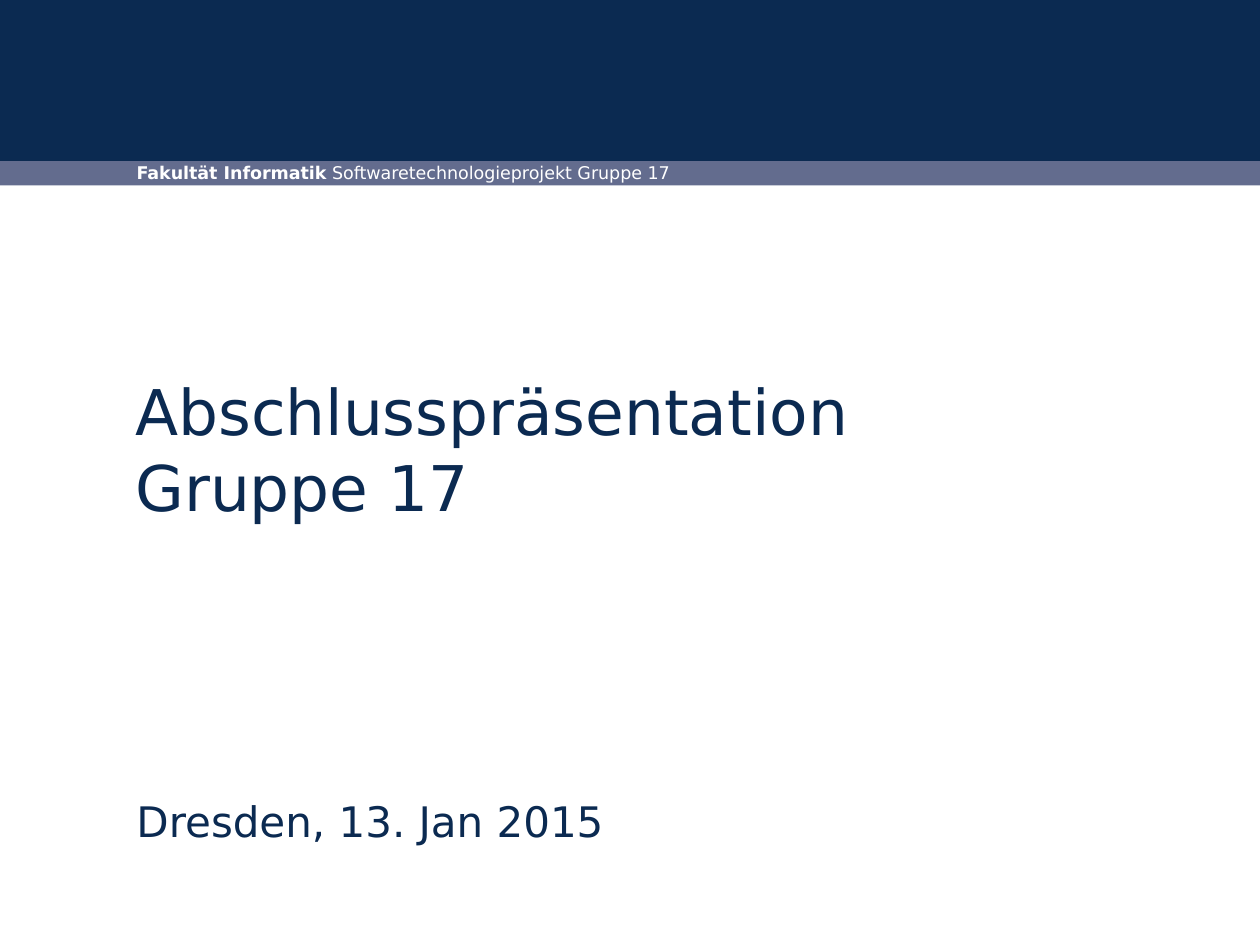
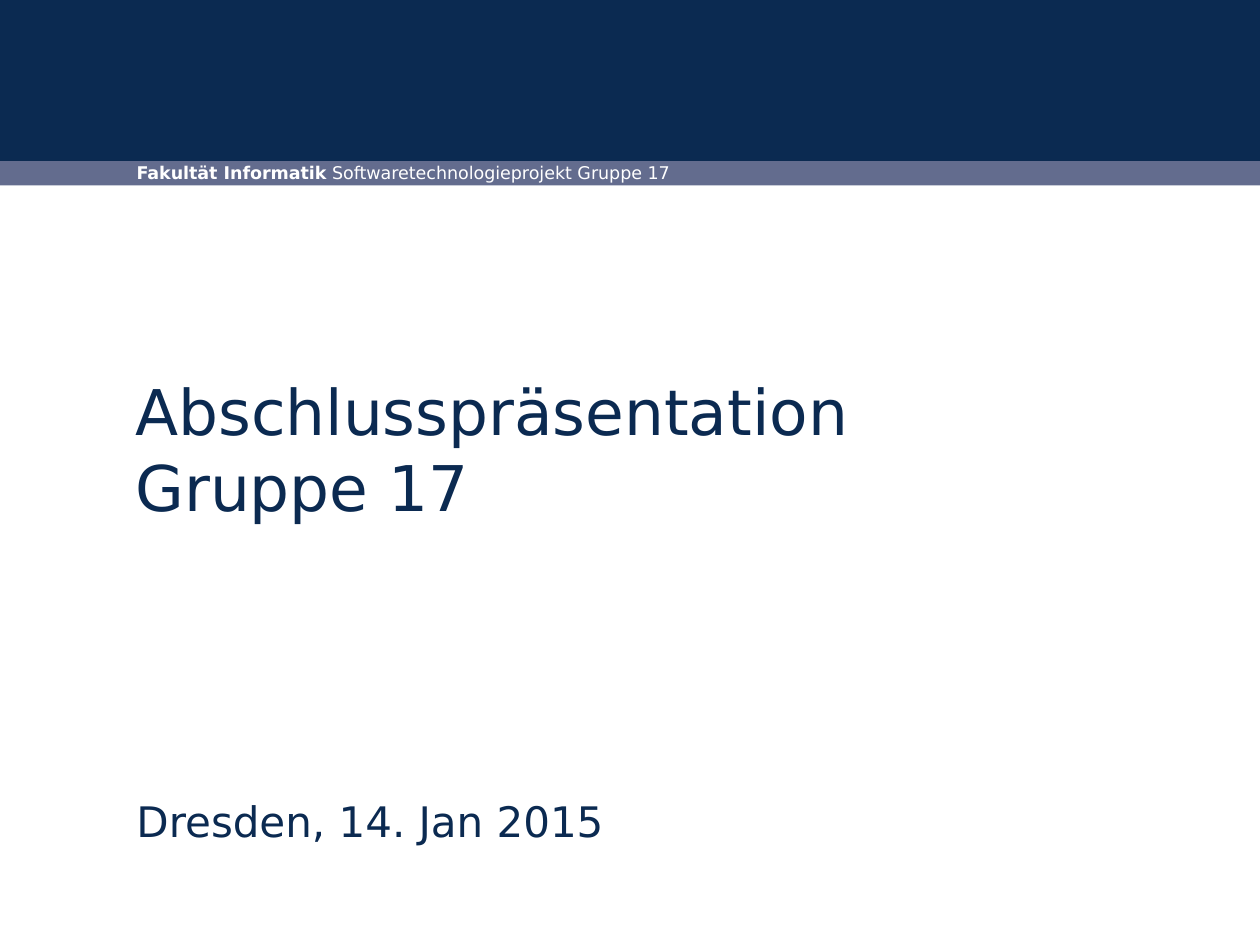
Before and after one commit to MarauderXtreme/bookshop-schiller, a slide deck: slide 1 of Präsi/bwtwfok.odp. Drawn at 1260x945 pixels with LibreOffice and Linux fonts; fonts in the diff are those of the drawing; background and template pictures are left out. Boxes give left, top, right and bottom in pixels: in the first picture for what was removed or moved away, otherwise in the second. Text is boxed around its words. In the diff, an @@ line names an element or a change of style, - is before the commit and + after.

```diff
--- a/Präsi/bwtwfok.odp
+++ b/Präsi/bwtwfok.odp
@@ subtitle at (x1=136, y1=805, x2=604, y2=846): text changed @@
-Dresden, 13. Jan 2015
+Dresden, 14. Jan 2015
```
Also in this commit, not shown: 6 other slides changed, 4 slides added.
